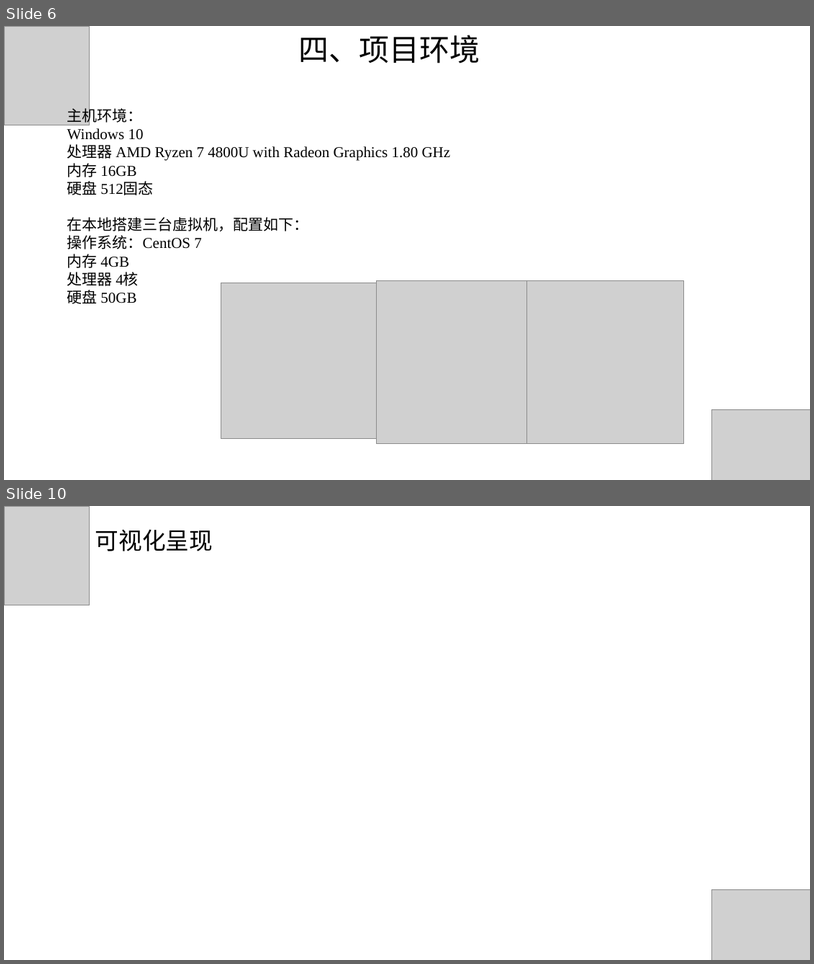
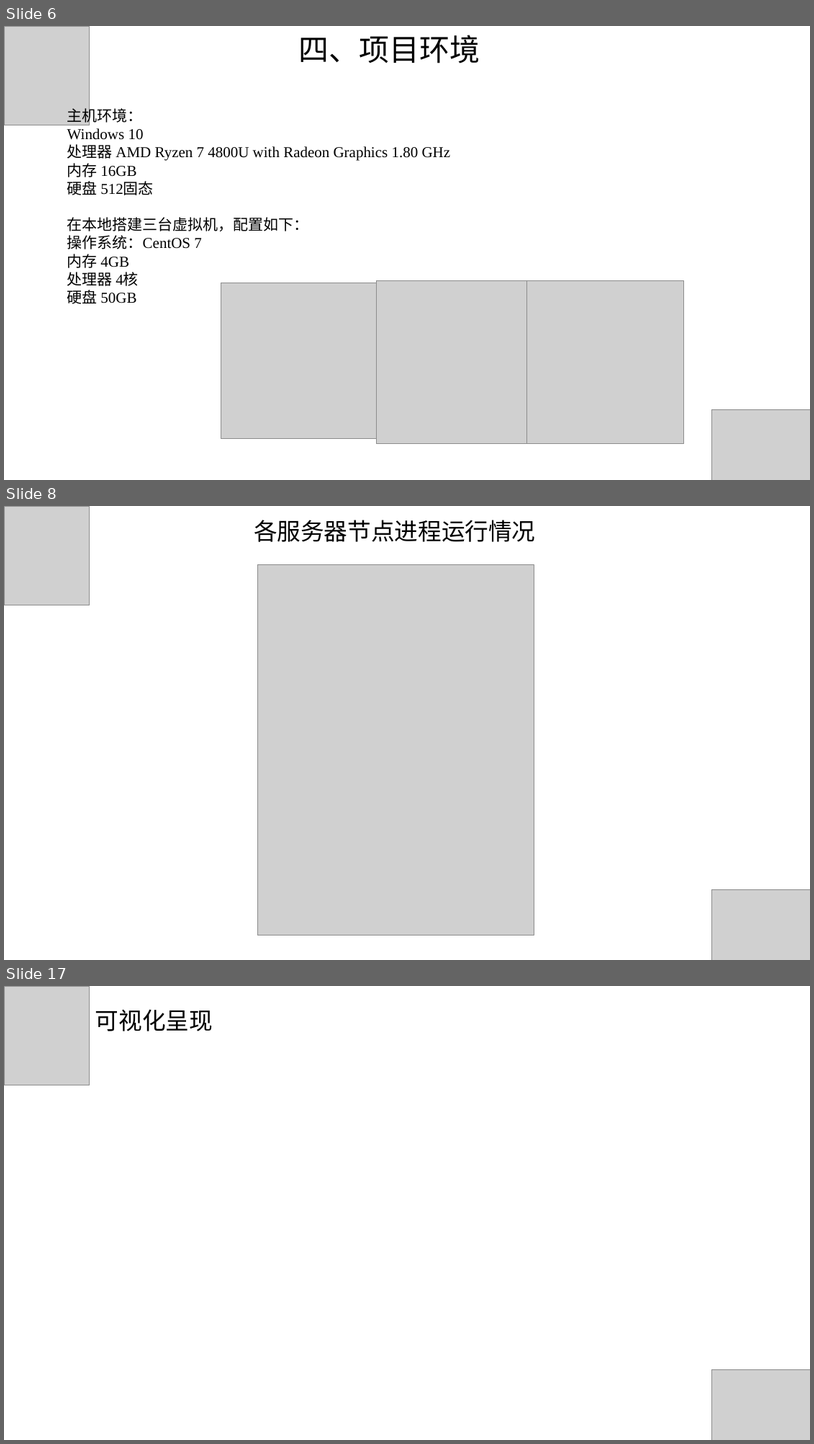
Before and after one commit to hunter95671/DataWarehouse, a slide deck: 电商离线数据仓库流程架构.pptx. Shown one above the other, each under a label of ours: slides 6 and 10 before the commit, slides 6, 8 and 17 after it; the slides between them are not shown. The pictures are 814x964 and 814x1444 pixels, drawn with LibreOffice and Linux fonts; fonts in the diff are those of the drawing; grey boxes stand for pictures. Boxes give left, top, right and bottom in pixels: in the first picture for what was removed or moved away, otherwise in the second. Text is boxed around its words. In the diff, an @@ line names an element or a change of style, - is before the commit and + after.

```diff
--- a/电商离线数据仓库流程架构.pptx
+++ b/电商离线数据仓库流程架构.pptx
@@ slide 8 added at [4,506,810,960], background #FFFFFF @@
@@ picture added at [4,506,89,605] @@
@@ text added at [254,520,535,542], 28 pt, text #000000 @@
+各服务器节点进程运行情况
@@ picture added at [258,564,535,935] @@
@@ picture added at [712,889,810,960] @@
@@ what was slide 10 is now slide 17 @@
```
Also in this commit, not shown: 4 slides changed, 8 other slides added, 1 slide removed.
